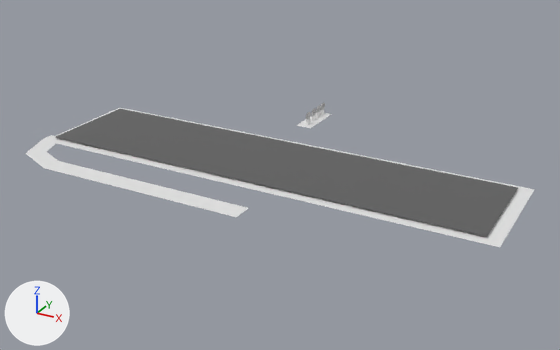
What one commit did to the Blender file lyddaero/lydd-airport.blend.
Rendered twice from a 50 mm camera at (830.0, -1599.0, 772.0) aimed at (-76.0, 48.0, -52.0). Lighting does not change. The marker at lower left points along +X, +Y and +Z.

The first picture shows 'ILS GROUND', 'Twy A', 'grass', 'ils TRANSCEIVERS.002', 'ils l tower.003', 'rwy12/03'.
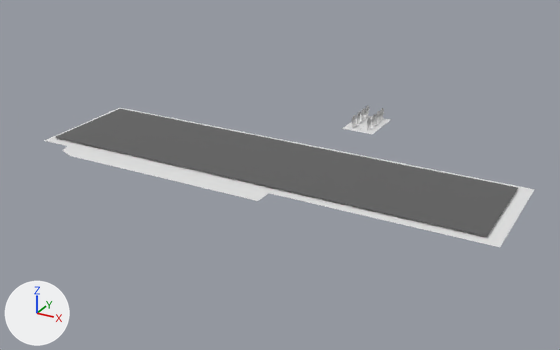
Edits to the bpy script that builds the scene:
```text
Change ob_twy_a:
    ob_twy_a.location: (-568.0, -278.0, 0.0) -> (-568.0, -183.0, 0.0)
Change ob_ils_ground:
    ob_ils_ground.location: (-127.0, 351.0, 0.0) -> (0.0, 390.0, 0.0)
Change ob_ils_transceivers_002:
    ob_ils_transceivers_002.location: (-126.0, 347.0, 24.0) -> (1.0, 385.0, 24.0)
Change ob_ils_l_tower_002:
    ob_ils_l_tower_002.location: (-127.0, 378.0, 6.0) -> (0.0, 417.0, 6.0)
Change ob_ils_l_tower_003:
    ob_ils_l_tower_003.location: (-127.0, 310.0, 6.0) -> (0.0, 349.0, 6.0)
Add ob_ils_ground_001:
    ob_ils_ground_001 = bpy.data.objects.new('ILS GROUND.001', me_plane_003.copy())  # the mesh of ob_ils_ground
    ob_ils_ground_001.location = (47.0, 390.0, 0.0)
    ob_ils_ground_001.rotation_euler = (0.0, 3.142, 0.0)  # degrees (0, 180, 0)
    ob_ils_ground_001.scale = (-23.6, -70.1, -1.0)
```

Location of each change, (x1, y1, x2, y2) in pixels of the pictures (560 x 350 px):
'Twy A', moved: before (26, 135, 248, 217); after (62, 146, 268, 201)
'ILS GROUND', moved: before (297, 113, 331, 128); after (342, 116, 373, 131)
'ILS GROUND.001', added: after (357, 118, 390, 134)
'ils TRANSCEIVERS.002', moved: before (311, 108, 316, 116); after (357, 111, 361, 119)
'ils l tower.002', moved: before (316, 112, 320, 118); after (361, 114, 365, 121)
'ils l tower.003', moved: before (306, 118, 310, 125); after (352, 121, 356, 128)
